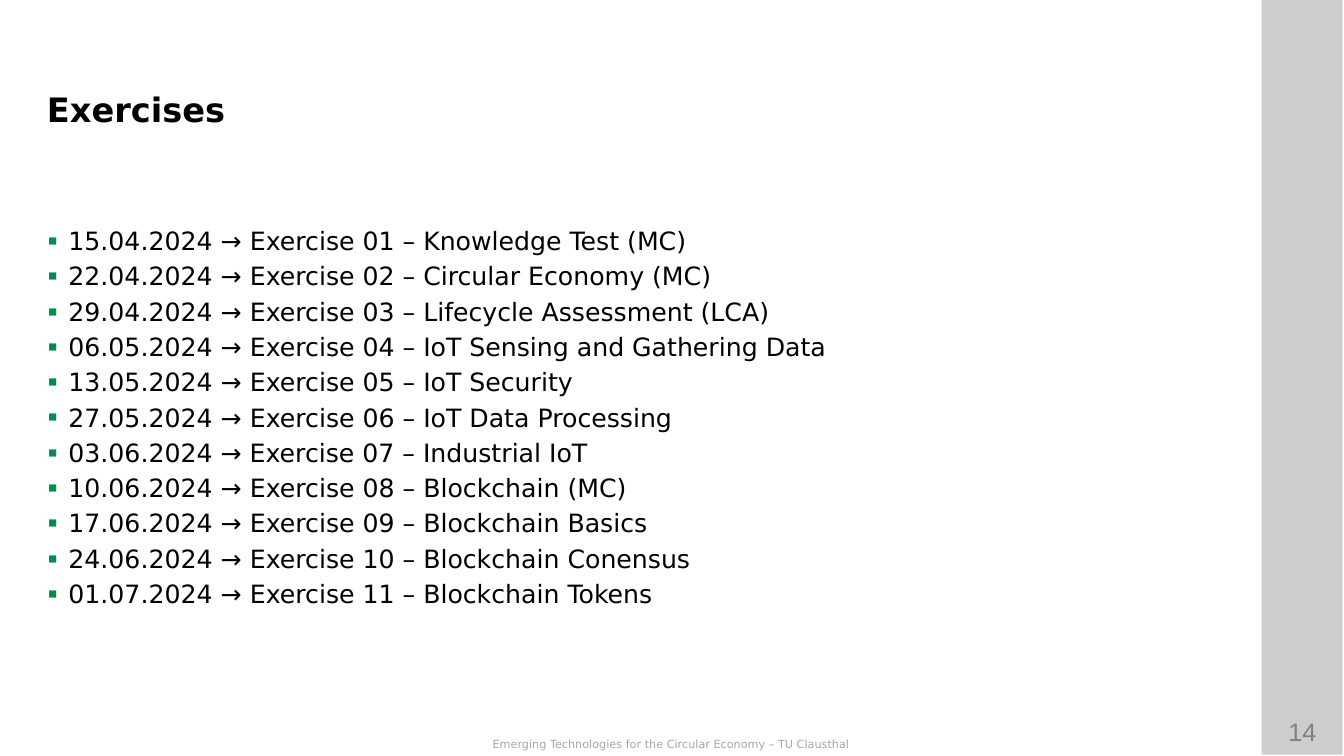
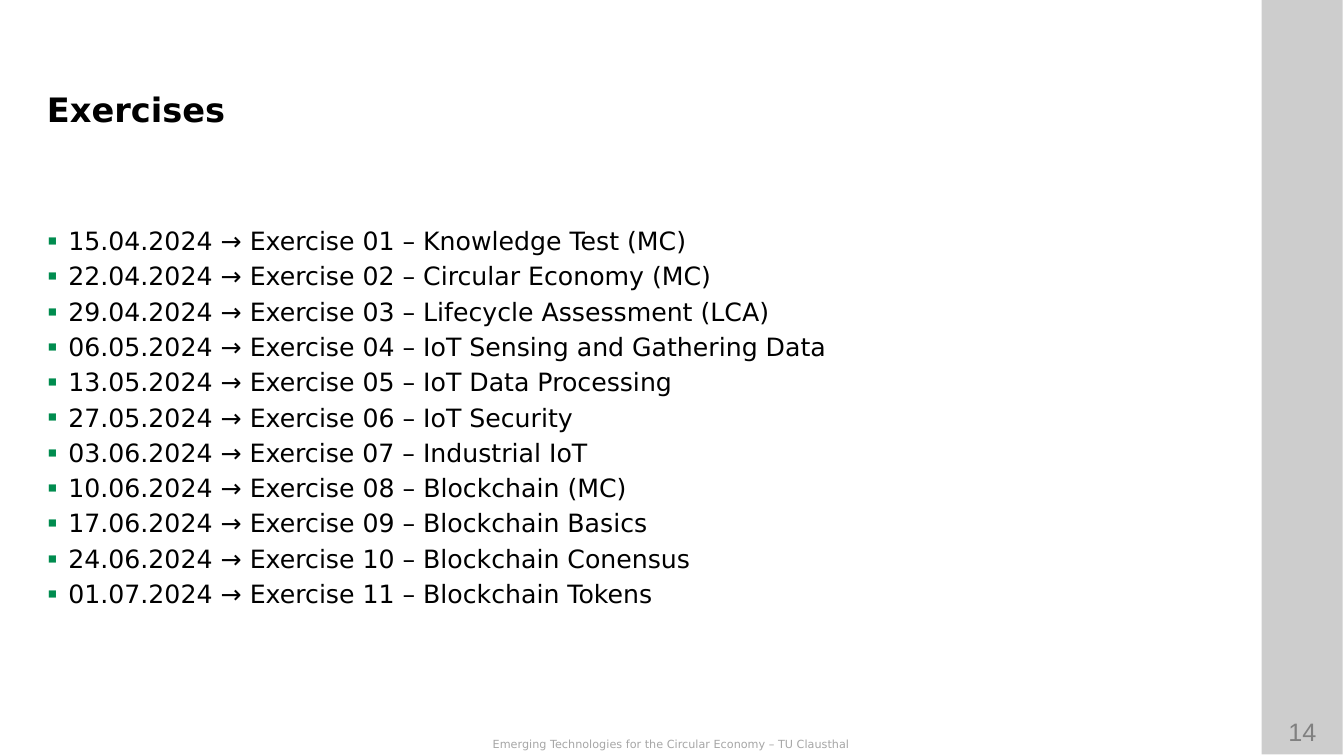
Before and after one commit to ETCE-LAB/teaching-material, a slide deck: slide 14 of Emerging-Technologies-for-the-Circular-Economy/ETCE-L00-Organization.pptx. Drawn at 1344x756 pixels with LibreOffice and Linux fonts; fonts in the diff are those of the drawing; background and template pictures are left out. Boxes give left, top, right and bottom in pixels: in the first picture for what was removed or moved away, otherwise in the second. Text is boxed around its words. In the diff, an @@ line names an element or a change of style, - is before the commit and + after.

Commit message:
Update Exercise Schedule, interchange IoT Processing and Security

```diff
--- a/Emerging-Technologies-for-the-Circular-Economy/ETCE-L00-Organization.pptx
+++ b/Emerging-Technologies-for-the-Circular-Economy/ETCE-L00-Organization.pptx
@@ text at (68,372,671,433): text changed @@
-▪ 13.05.2024 → Exercise 05 – IoT Security
-▪ 27.05.2024 → Exercise 06 – IoT Data Processing
+▪ 13.05.2024 → Exercise 05 – IoT Data Processing
+▪ 27.05.2024 → Exercise 06 – IoT Security
```
Also in this commit, not shown: 3 other files.
